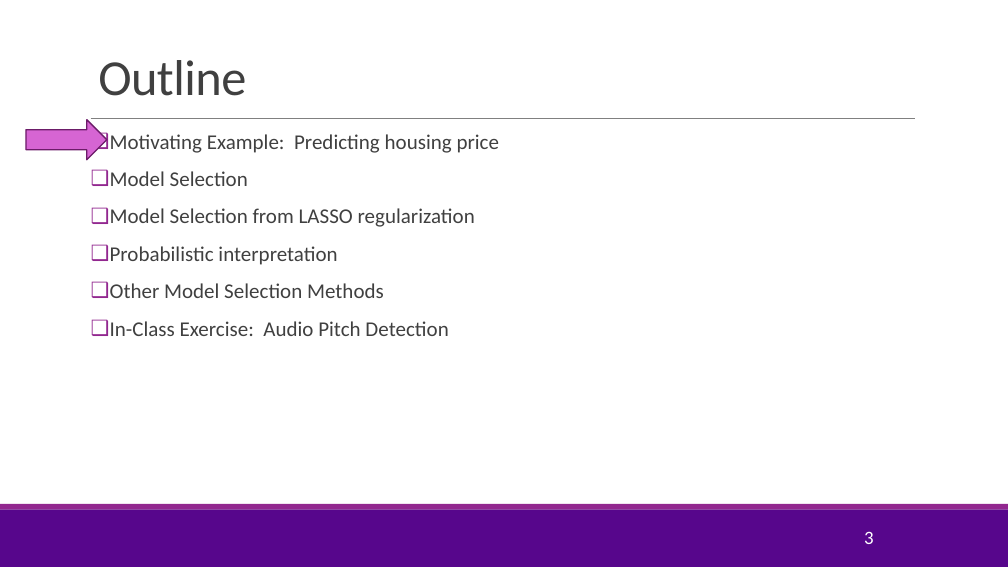
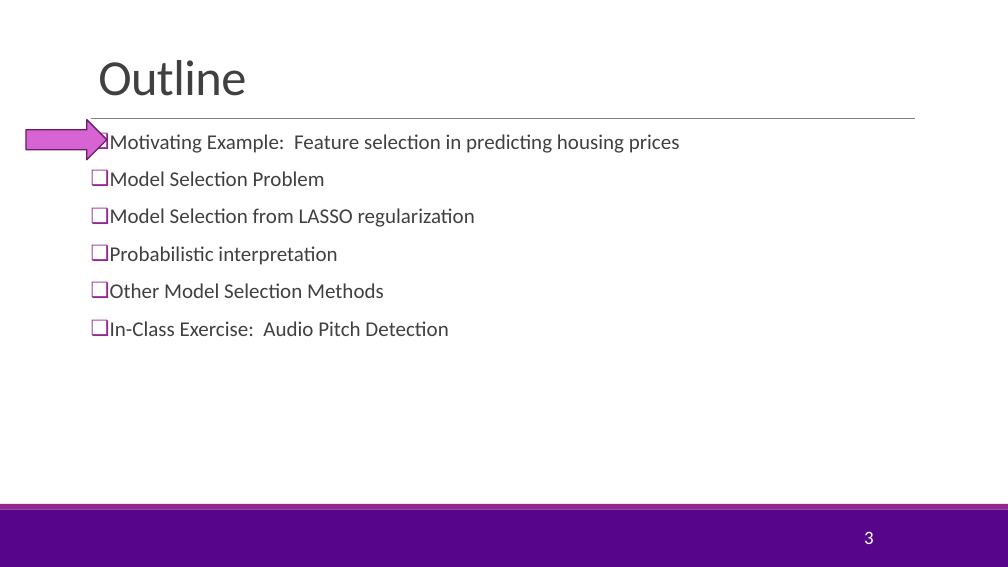
Before and after one commit to sdrangan/introml, a slide deck: slide 3 of lectures/Lect05_Lasso.pptx. Drawn at 1008x567 pixels with LibreOffice and Linux fonts; fonts in the diff are those of the drawing; background and template pictures are left out. Boxes give left, top, right and bottom in pixels: in the first picture for what was removed or moved away, otherwise in the second. Text is boxed around its words. In the diff, an @@ line names an element or a change of style, - is before the commit and + after.

```diff
--- a/lectures/Lect05_Lasso.pptx
+++ b/lectures/Lect05_Lasso.pptx
@@ text at (110,134,680,186): text changed @@
-❑ Motivating Example: Predicting housing price
-❑ Model Selection
+❑ Motivating Example: Feature selection in predicting housing prices
+❑ Model Selection Problem
```
Also in this commit, not shown: 7 other slides changed, 1 other file.
